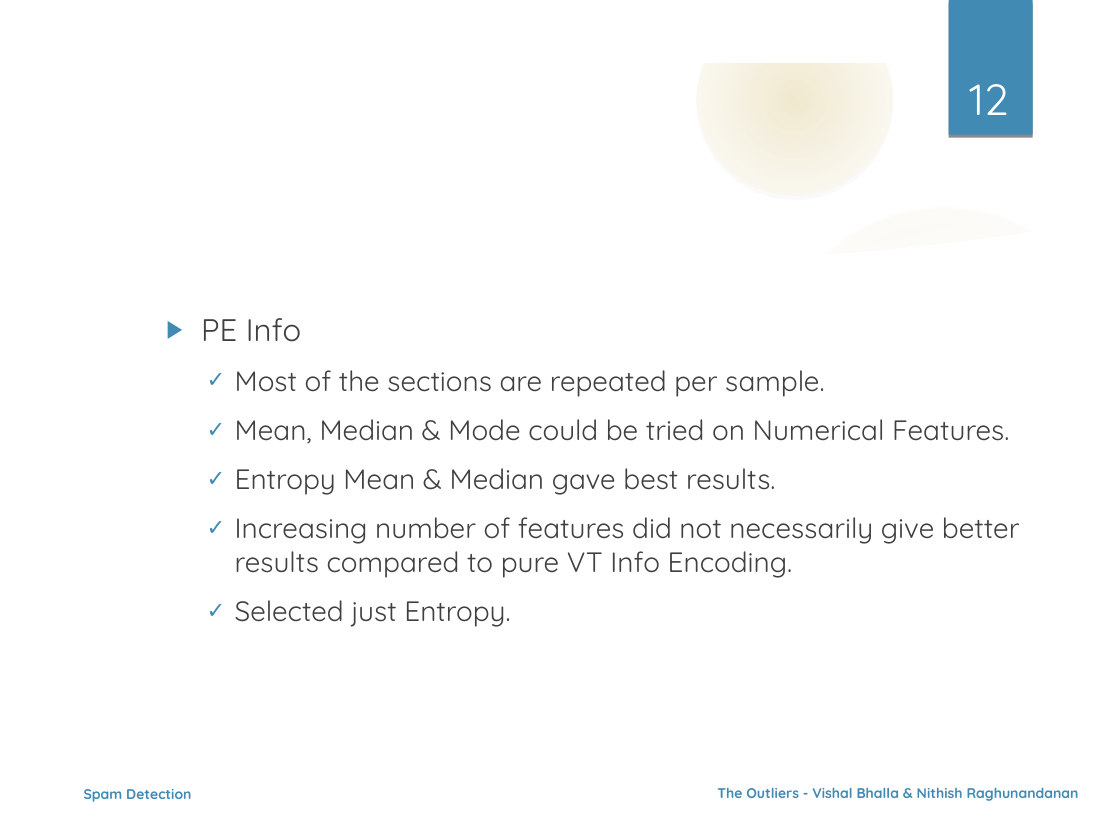
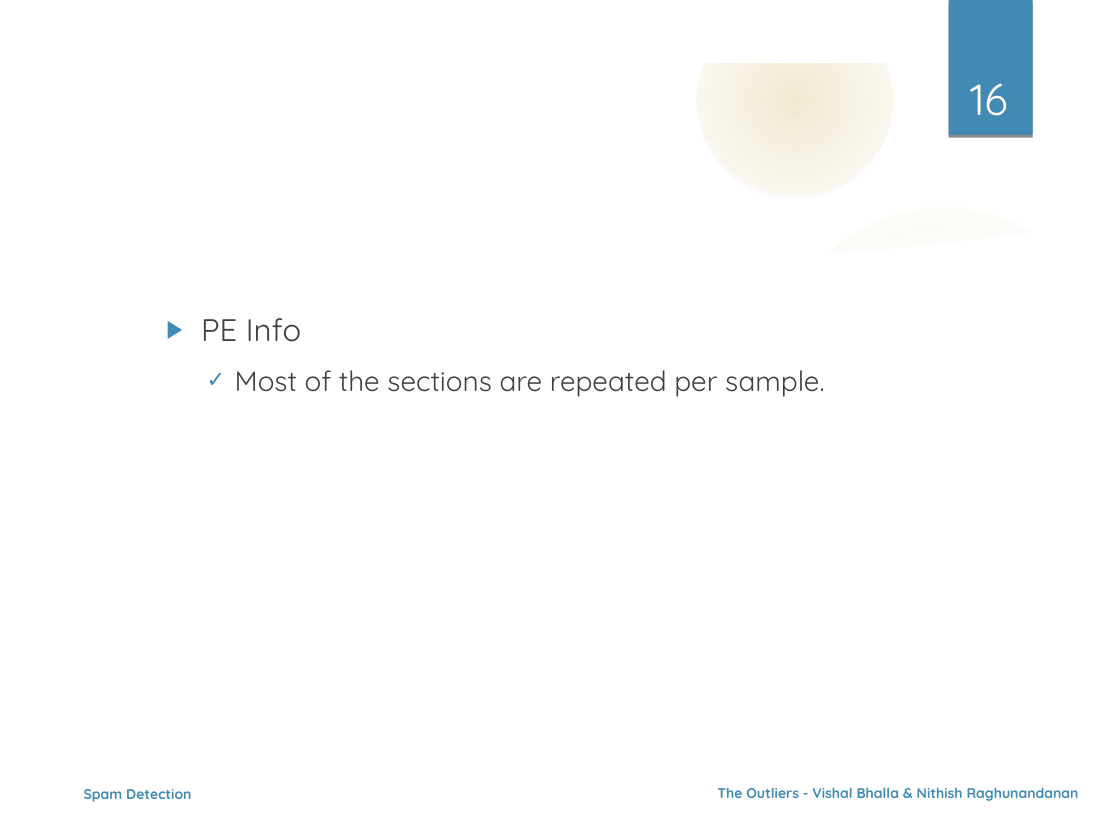
Before and after one commit to nehgu/Anomaly-Detection, a slide deck: slide 16 of Challenges/Spam Filtering Challenge 4/Ppt - Spam Detection Challenge-4.odp (slide 12 before the commit). Drawn at 1120x840 pixels with LibreOffice and Linux fonts; fonts in the diff are those of the drawing; background and template pictures are left out. Boxes give left, top, right and bottom in pixels: in the first picture for what was removed or moved away, otherwise in the second. Text is boxed around its words. In the diff, an @@ line names an element or a change of style, - is before the commit and + after.

```diff
--- a/Challenges/Spam Filtering Challenge 4/Ppt - Spam Detection Challenge-4.odp
+++ b/Challenges/Spam Filtering Challenge 4/Ppt - Spam Detection Challenge-4.odp
@@ page number at (970, 83, 1008, 116): text changed @@
-12
+16
@@ text at (235, 419, 1020, 627): paragraphs removed @@
-    ✓ Mean, Median & Mode could be tried on Numerical Features.
-    ✓ Entropy Mean & Median gave best results.
-    ✓ Increasing number of features did not necessarily give better results compared to pure VT Info Encoding.
-    ✓ Selected just Entropy.
```
Also in this commit, not shown: 9 other slides changed, 4 slides added, 1 slide removed.
